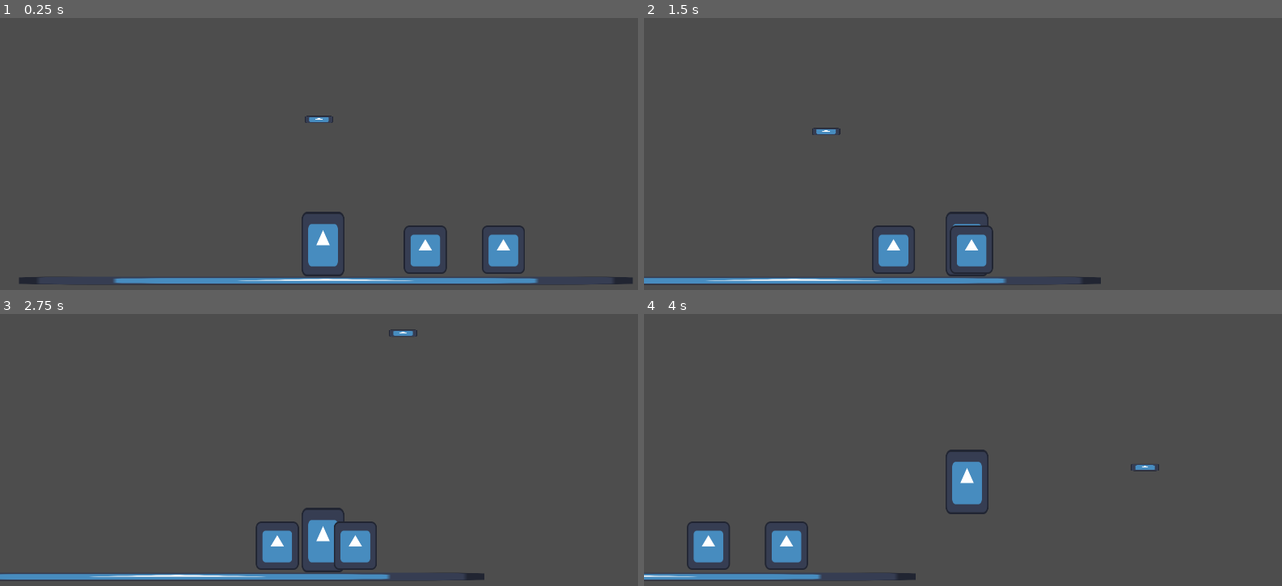
Above: before the commit, frames 1-4 (two rows, left to right).
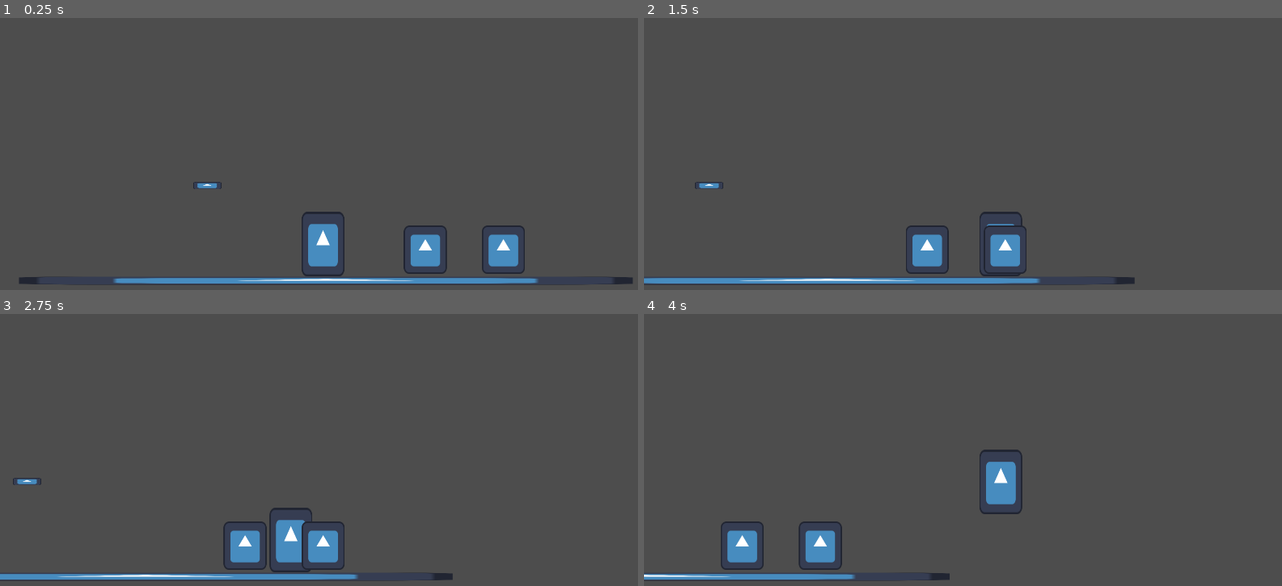
Above: after the commit, the same moments.

Repository: Aperaine/hera-kleos
Game: Godot game, scene res://entities/levels/castle/castle.tscn
The game is run twice, just before and just after one commit, with the same random seed, the same clock (stepped at 60 frames per second) and the same inputs. The engine's default icon, where the game draws it, is replaced by a stand-in: a white triangle on a blue panel in a dark square.
Inputs (mouse positions are in pixels of both pictures, inside the frame that each line leads up to):
- Up to frame 1 (0.25 s): no input
- Up to frame 2 (1.5 s): move the mouse to (1109, 99) at 0.52 s; press the mouse at (1109, 99) at 0.53 s; hold Right (ui_right) from 0.53 s (still down); tap Up (ui_up) at 0.77 s; move the mouse to (835, 134) at 1.27 s; release the mouse at (835, 134) at 1.28 s; right-click (835, 134) at 1.35 s
- Up to frame 3 (2.75 s): tap Up (ui_up) at 1.52 s; move the mouse to (389, 333) at 2.02 s; release Right (ui_right) at 2.03 s; hold Left (ui_left) from 2.03 s (still down); hold Z (heracle-toggle) from 2.03 s (still down)
- Up to frame 4 (4 s): move the mouse to (937, 485) at 2.77 s; release Left (ui_left) at 2.78 s; release Z (heracle-toggle) at 2.78 s; hold Right (ui_right) from 2.78 s (still down); tap Space (shoot) at 2.85 s; tap Up (ui_up) at 3.02, 3.77 s; move the mouse to (1160, 466) at 3.52 s; press the mouse at (1160, 466) at 3.53 s

The runs differ from the first frame. In frame 1, 0.1% of the frame differs, in the area x 30-53%, y 35-63%; in frame 2, 3.6%; in frame 3, 3.3%; in frame 4, 4.9%, in the area x 0-81%, y 49-98%.
Error after the commit: Parse Error: Cannot find member "STATE_SHIELD" in base "data_manager.gd.HeraAbility". (res://data/data_manager.gd:69)

Commit message:
update a few lines

Diff:
--- a/data/data_manager.gd
+++ b/data/data_manager.gd
@@ -50,13 +50,14 @@
 }
 
 enum HeraAbility {
+	STATE_EMPTY,
 	STATE_PLATFORM,
 	STATE_WEAPON,
-	STATE_SHIELD,
 	STATE_LEVELIO,
 }
 
 enum HeracleAbility {
+	EMPTY,
 	CLUB,
 	SWORD,
 	BOW,
@@ -79,7 +80,7 @@
 func _ready():
 	load_game()
 	output_data()
-	debug()
+	#debug()
 
 func change_scene(room: ROOMS):
 	save_game()
--- a/entities/levels/castle/castle.tscn
+++ b/entities/levels/castle/castle.tscn
@@ -22,6 +22,7 @@
 [node name="Camera" type="Camera2D" parent="Heracle"]
 limit_top = 0
 limit_bottom = 0
+position_smoothing_enabled = true
 
 [node name="Gate" parent="." instance=ExtResource("4_i18ad")]
 position = Vector2(488, 936)
--- a/project.godot
+++ b/project.godot
@@ -39,11 +39,15 @@
 }
 heracle-right={
 "deadzone": 0.5,
-"events": []
+"events": [Object(InputEventKey,"resource_local_to_scene":false,"resource_name":"","device":-1,"window_id":0,"alt_pressed":false,"shift_pressed":false,"ctrl_pressed":false,"meta_pressed":false,"pressed":false,"keycode":0,"physical_keycode":68,"key_label":0,"unicode":100,"location":0,"echo":false,"script":null)
+, Object(InputEventKey,"resource_local_to_scene":false,"resource_name":"","device":-1,"window_id":0,"alt_pressed":false,"shift_pressed":false,"ctrl_pressed":false,"meta_pressed":false,"pressed":false,"keycode":0,"physical_keycode":4194321,"key_label":0,"unicode":0,"location":0,"echo":false,"script":null)
+]
 }
 heracle-left={
 "deadzone": 0.5,
-"events": []
+"events": [Object(InputEventKey,"resource_local_to_scene":false,"resource_name":"","device":-1,"window_id":0,"alt_pressed":false,"shift_pressed":false,"ctrl_pressed":false,"meta_pressed":false,"pressed":false,"keycode":0,"physical_keycode":65,"key_label":0,"unicode":97,"location":0,"echo":false,"script":null)
+, Object(InputEventKey,"resource_local_to_scene":false,"resource_name":"","device":-1,"window_id":0,"alt_pressed":false,"shift_pressed":false,"ctrl_pressed":false,"meta_pressed":false,"pressed":false,"keycode":0,"physical_keycode":4194319,"key_label":0,"unicode":0,"location":0,"echo":false,"script":null)
+]
 }
 shoot={
 "deadzone": 0.5,
@@ -54,6 +58,10 @@
 "deadzone": 0.5,
 "events": [Object(InputEventKey,"resource_local_to_scene":false,"resource_name":"","device":-1,"window_id":0,"alt_press …(192 unchanged characters)…
 ]
+}
+heracle-jump={
+"deadzone": 0.5,
+"events": []
 }
 
 [layer_names]
